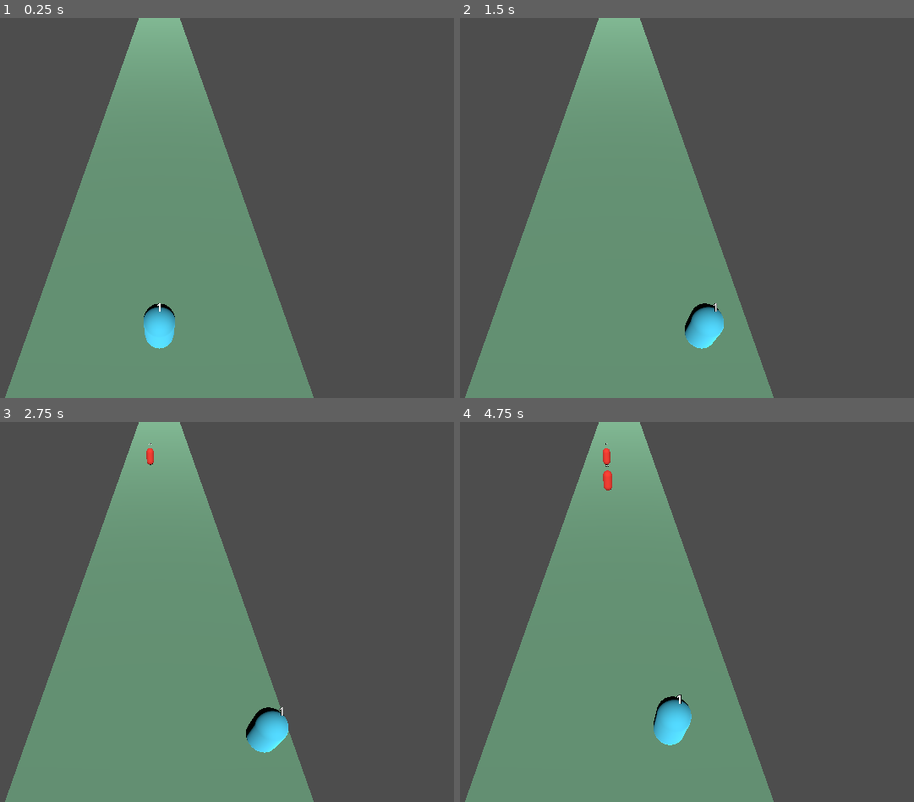
Above: before the commit, frames 1-4 (two rows, left to right).
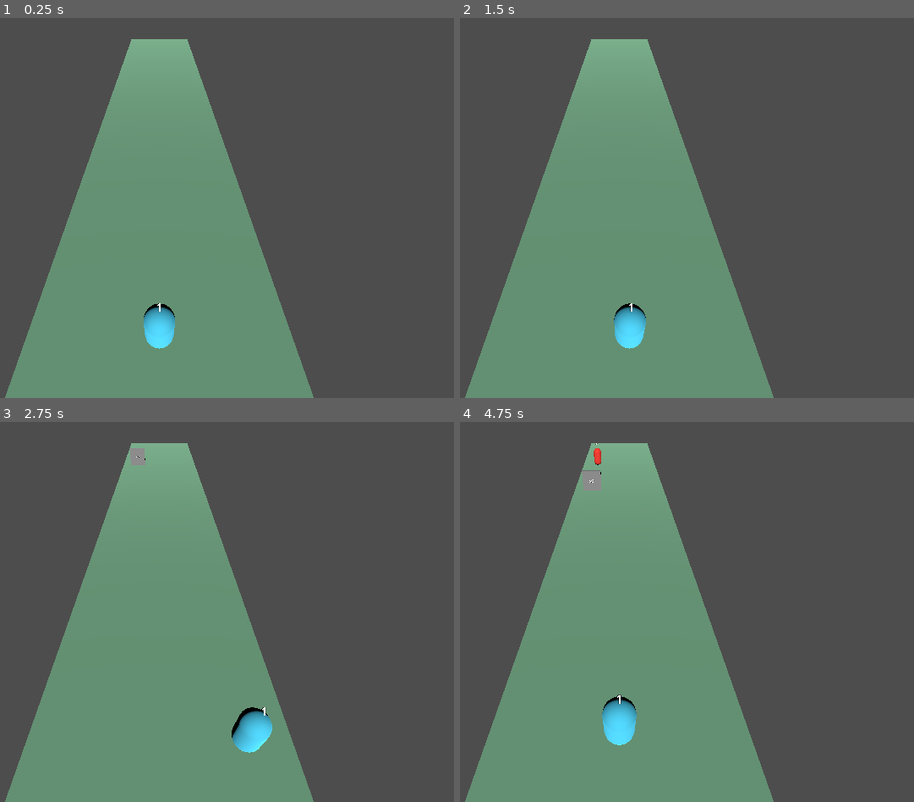
Above: after the commit, the same moments.

Repository: shuhei0916/music-shooter
Game: Godot game, scene res://main.tscn
Two runs of this game, one before a commit and one after it. Both use one fixed random seed, a clock stepped at 60 frames per second and the inputs below.
Inputs:
- Up to frame 1 (0.25 s): no input
- Up to frame 2 (1.5 s): tap Enter (ui_accept) at 0.5, 0.77 s; hold Right (ui_right) 0.53-1.28 s; hold Left (ui_left) from 1.28 s (still down)
- Up to frame 3 (2.75 s): tap Enter (ui_accept) at 1.52 s; release Left (ui_left) at 2.03 s; hold Right (ui_right) from 2.03 s (still down)
- Up to frame 4 (4.75 s): tap Enter (ui_accept) at 3.02, 3.77, 4.52 s; release Right (ui_right) at 3.53 s; hold Left (ui_left) from 3.53 s (still down)

The runs differ from the first frame. In frame 1, 0.6% of the frame differs, in the area x 29-42%, y 0-6%; in frame 2, 2.0%; in frame 3, 1.9%; in frame 4, 2.6%, in the area x 26-52%, y 0-86%.

Commit message:
Refactor spawner and player movement for 3-lane-based gameplay mechanics

Diff:
--- a/main.gd
+++ b/main.gd
@@ -8,17 +8,9 @@
 	player = get_node("Player")
 	player.hp_changed.connect(_on_player_hp_changed)
 
-	# Add existing grounds to world_objects group
-	for ground in get_tree().get_nodes_in_group("Ground"):
-		ground.add_to_group("world_objects")
 
-	# Create Spawner
-	var spawner = Node.new()
-	spawner.set_script(load("res://spawner.gd"))
-	spawner.name = "Spawner"
-	spawner.enemy_scene = preload("res://enemy.tscn")
-	spawner.gate_scene = preload("res://gate.tscn")
-	add_child(spawner)
+	# Connect to Spawner
+	var spawner = get_node("Spawner")
 	spawner.spawn_object.connect(_on_spawn_object)
 
 func _on_spawn_object(object_scene, properties):
@@ -54,8 +46,3 @@
 func _process(delta):
 	for obj in get_tree().get_nodes_in_group("world_objects"):
 		obj.global_translate(Vector3(0, 0, WORLD_SPEED * delta))
-
-		# Reposition ground
-		if obj.is_in_group("Ground"):
-			if obj.global_transform.origin.z > 100:
-				obj.global_transform.origin.z -= 300
--- a/main.tscn
+++ b/main.tscn
@@ -1,7 +1,10 @@
-[gd_scene load_steps=9 format=3 uid="uid://dllqgs6rewvnf"]
+[gd_scene load_steps=12 format=3 uid="uid://dllqgs6rewvnf"]
 
 [ext_resource type="Script" uid="uid://bupdlarvsyf3n" path="res://main.gd" id="1_main"]
 [ext_resource type="Script" uid="uid://ccqrk60asdt1" path="res://player/player.gd" id="2_player"]
+[ext_resource type="Script" uid="uid://blojv0rl7li1p" path="res://spawner.gd" id="3_spawner"]
+[ext_resource type="PackedScene" uid="uid://c1w2w3g4h5j6h" path="res://enemy.tscn" id="4_enemy"]
+[ext_resource type="PackedScene" uid="uid://d2w3w4g5h6j7h" path="res://gate.tscn" id="5_gate"]
 
 [sub_resource type="CapsuleShape3D" id="CapsuleShape3D_player"]
 
@@ -23,6 +26,11 @@
 
 [node name="Main" type="Node3D"]
 script = ExtResource("1_main")
+
+[node name="Spawner" type="Node" parent="."]
+script = ExtResource("3_spawner")
+enemy_scene = ExtResource("4_enemy")
+gate_scene = ExtResource("5_gate")
 
 [node name="DirectionalLight3D" type="DirectionalLight3D" parent="."]
 transform = Transform3D(1, 0, 0, 0, 0.866025, 0.5, 0, -0.5, 0.866025, 0, 4, 0)
@@ -46,29 +54,10 @@
 text = "1"
 font_size = 64
 
-[node name="Ground1" type="StaticBody3D" parent="." groups=["Ground"]]
+[node name="Ground" type="StaticBody3D" parent="."]
 
-[node name="CollisionShape3D" type="CollisionShape3D" parent="Ground1"]
+[node name="CollisionShape3D" type="CollisionShape3D" parent="Ground"]
 shape = SubResource("BoxShape3D_ground")
 
-[node name="MeshInstance3D" type="MeshInstance3D" parent="Ground1"]
+[node name="MeshInstance3D" type="MeshInstance3D" parent="Ground"]
 mesh = SubResource("PlaneMesh_ground")
-
-[node name="Ground2" type="StaticBody3D" parent="." groups=["Ground"]]
-transform = Transform3D(1, 0, 0, 0, 1, 0, 0, 0, 1, 0, 0, -100)
-
-[node name="CollisionShape3D" type="CollisionShape3D" parent="Ground2"]
-shape = SubResource("BoxShape3D_ground")
-
-[node name="MeshInstance3D" type="MeshInstance3D" parent="Ground2"]
-mesh = SubResource("PlaneMesh_ground")
-
-[node name="Ground3" type="StaticBody3D" parent="." groups=["Ground"]]
-transform = Transform3D(1, 0, 0, 0, 1, 0, 0, 0, 1, 0, 0, -200)
-visible = false
-
-[node name="CollisionShape3D" type="CollisionShape3D" parent="Ground3"]
-shape = SubResource("BoxShape3D_ground")
-
-[node name="MeshInstance3D" type="MeshInstance3D" parent="Ground3"]
-mesh = SubResource("PlaneMesh_ground")
--- a/player/player.gd
+++ b/player/player.gd
@@ -22,12 +22,28 @@
 	if Input.is_action_just_pressed("ui_accept") and is_on_floor():
 		velocity.y = JUMP_VELOCITY
 
-	# Handle horizontal movement
-	var input_dir = Input.get_axis("ui_left", "ui_right")
-	velocity.x = input_dir * SPEED
-	velocity.z = 0 # No forward/backward movement
+	# Lane-based movement
+	handle_lane_movement(delta)
 
 	move_and_slide()
+
+var current_lane = 1 # 0: left, 1: center, 2: right
+var target_x = 0.0
+const LANE_WIDTH = 3.0
+const MOVE_SPEED = 10.0
+
+func handle_lane_movement(delta):
+	if Input.is_action_just_pressed("ui_right") and current_lane < 2:
+		current_lane += 1
+	if Input.is_action_just_pressed("ui_left") and current_lane > 0:
+		current_lane -= 1
+
+	target_x = (current_lane - 1) * LANE_WIDTH
+
+	# Smoothly move to the target lane
+	global_transform.origin.x = lerp(global_transform.origin.x, target_x, MOVE_SPEED * delta)
+	velocity.x = 0 # We handle movement directly via transform
+	velocity.z = 0
 
 func add_characters(amount):
 	self.character_count += amount
--- a/spawner.gd
+++ b/spawner.gd
@@ -22,19 +22,25 @@
 		spawn_gate()
 
 func spawn_enemy():
+	var lane = randi_range(0, 2) # 0: left, 1: center, 2: right
+	var x_pos = (lane - 1) * 3.0 # -3, 0, 3
+
 	var properties = {
 		"hp": randi_range(5, 30),
-		"position": Vector3(randf_range(-4, 4), 1, -40)
+		"position": Vector3(x_pos, 1, -40)
 	}
 	emit_signal("spawn_object", enemy_scene, properties)
 
 func spawn_gate():
+	var lane = randi_range(0, 2)
+	var x_pos = (lane - 1) * 3.0
+
 	var gate_type = "add" if randf() > 0.5 else "multiply"
 	var value = randi_range(5, 20) if gate_type == "add" else randi_range(2, 3)
 
 	var properties = {
 		"type": gate_type,
 		"value": value,
-		"position": Vector3(randf_range(-4, 4), 1, -40)
+		"position": Vector3(x_pos, 1, -40)
 	}
 	emit_signal("spawn_object", gate_scene, properties)
